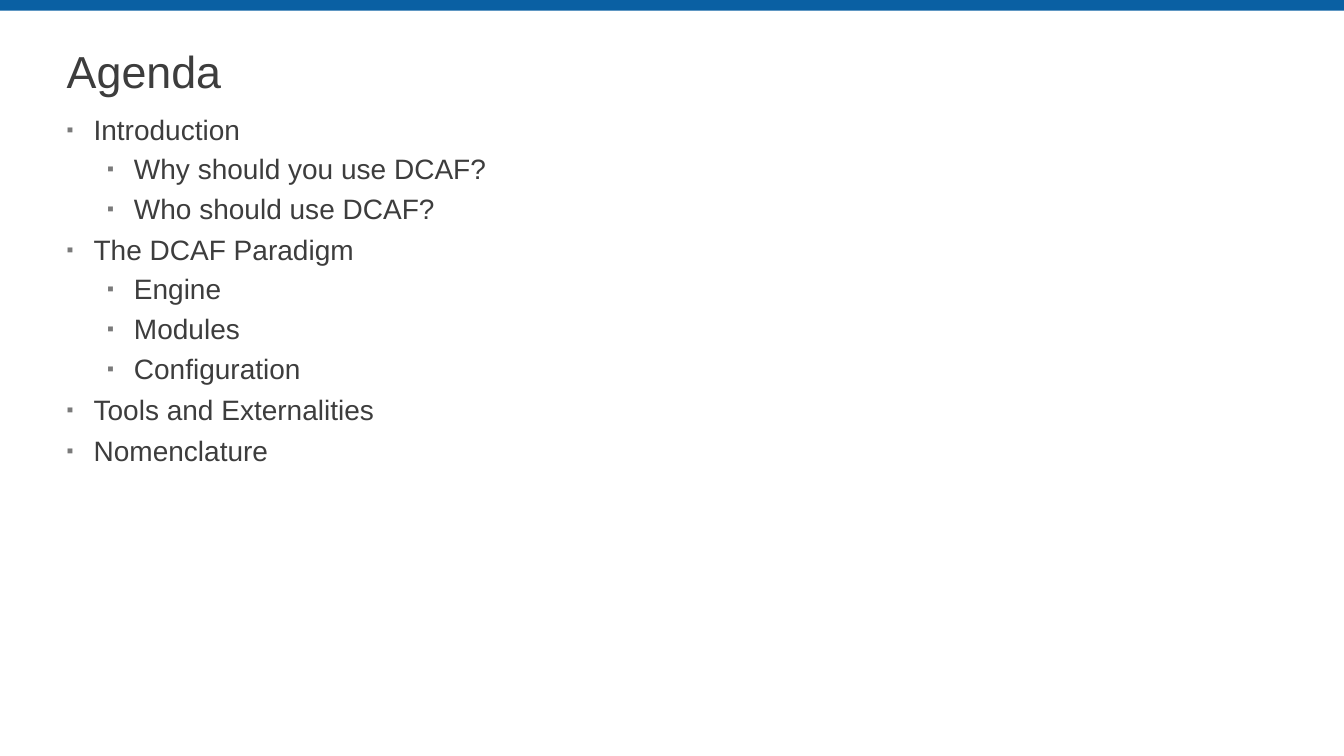
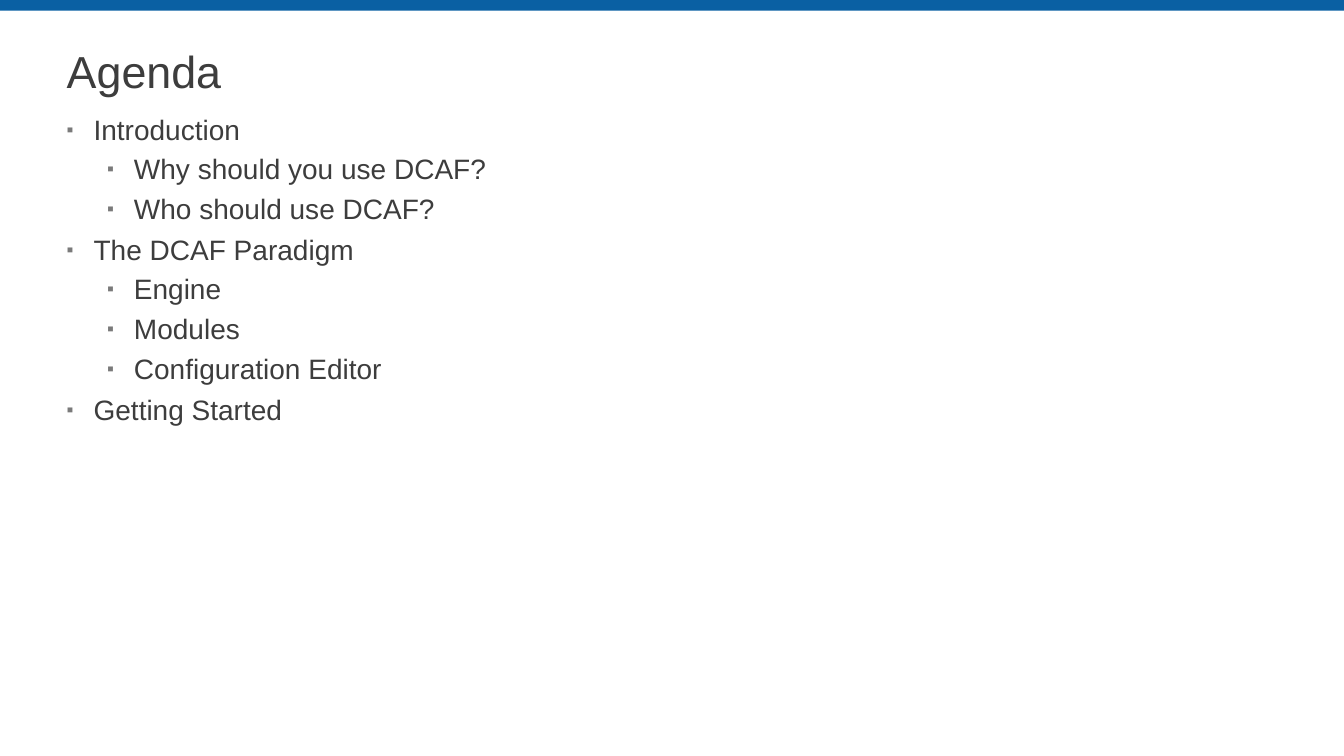
Before and after one commit to LabVIEW-DCAF/Documentation, a slide deck: slide 3 of Trunk/Getting Started Material/DCAF Training/1 Introduction to DCAF.pptx (slide 2 before the commit). Drawn at 1344x756 pixels with LibreOffice and Linux fonts; fonts in the diff are those of the drawing; background and template pictures are left out. Boxes give left, top, right and bottom in pixels: in the first picture for what was removed or moved away, otherwise in the second. Text is boxed around its words. In the diff, an @@ line names an element or a change of style, - is before the commit and + after.

```diff
--- a/Trunk/Getting Started Material/DCAF Training/1 Introduction to DCAF.pptx
+++ b/Trunk/Getting Started Material/DCAF Training/1 Introduction to DCAF.pptx
@@ text at (x1=94, y1=358, x2=381, y2=425): text changed @@
-  ▪ Configuration
-▪ Tools and Externalities
-▪ Nomenclature
+  ▪ Configuration Editor
+▪ Getting Started
```
Also in this commit, not shown: 19 other slides changed, 10 slides added.
